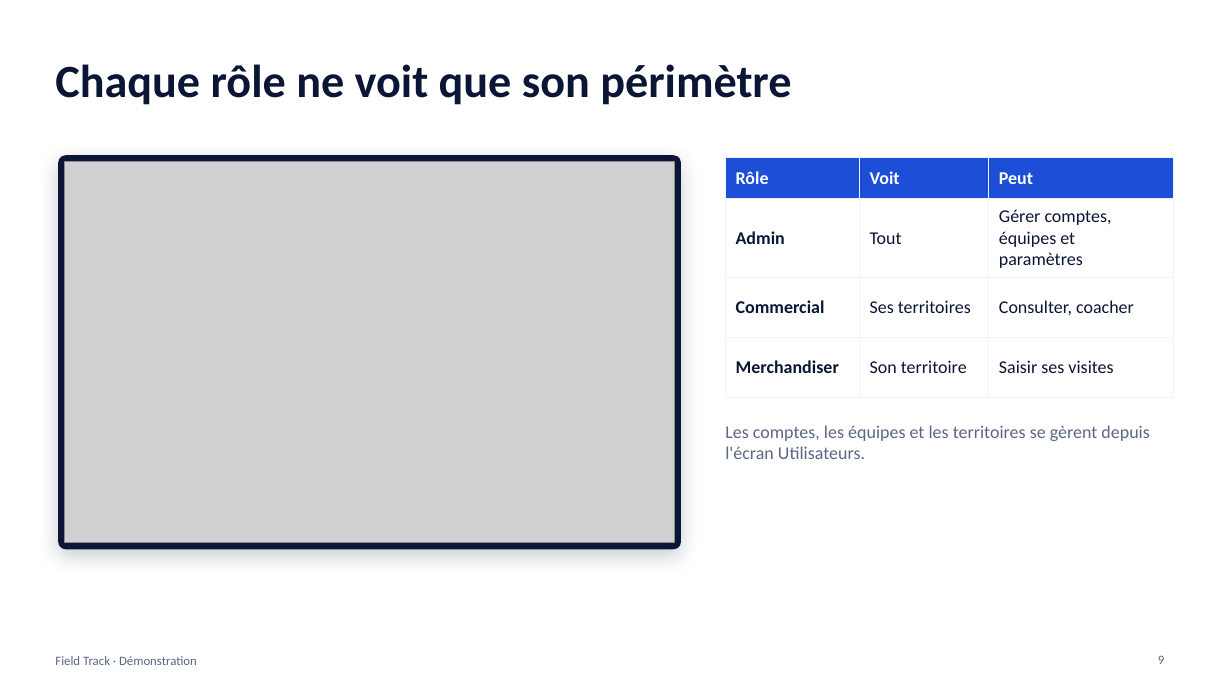
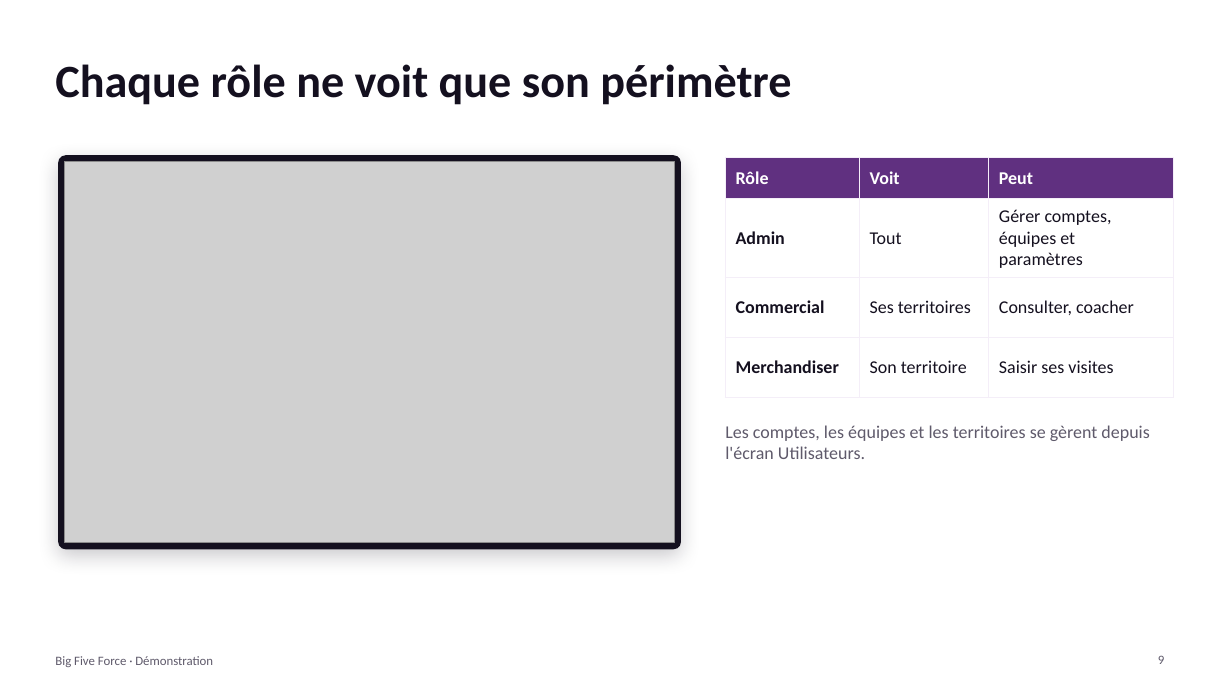
Before and after one commit to jhouedanou/frieslandv3, a slide deck: slide 9 of docs/DEMO-BIG-FIVE-FORCE.pptx. Drawn at 1232x693 pixels with LibreOffice and Linux fonts; fonts in the diff are those of the drawing; grey boxes stand for pictures. Boxes give left, top, right and bottom in pixels: in the first picture for what was removed or moved away, otherwise in the second. Text is boxed around its words. In the diff, an @@ line names an element or a change of style, - is before the commit and + after.

```diff
--- a/docs/DEMO-BIG-FIVE-FORCE.pptx
+++ b/docs/DEMO-BIG-FIVE-FORCE.pptx
@@ title "Chaque rôle ne voit que ..." at <box>55,64,791,105</box>: text colour #0B1535 to #14101F @@
@@ rounded rectangle at <box>58,155,681,549</box>: fill #0B1535 to #14101F; shadow changed @@
@@ table at <box>726,157,1174,377</box> @@
@@ fill #1D4ED8 to #603080 in row 1 @@
@@ text colour #0B1535 to #14101F @@
@@ borders changed @@
@@ text "Les comptes, les équipes et ..." at <box>725,425,1149,459</box>: text colour #5B6785 to #5F5A6B @@
@@ text at <box>55,656,213,667</box>: text changed; text colour #5B6785 to #5F5A6B @@
-Field Track · Démonstration
+Big Five Force · Démonstration
@@ page number at <box>1158,655,1164,664</box>: text colour #5B6785 to #5F5A6B @@
```
Also in this commit, not shown: 10 other slides changed.
